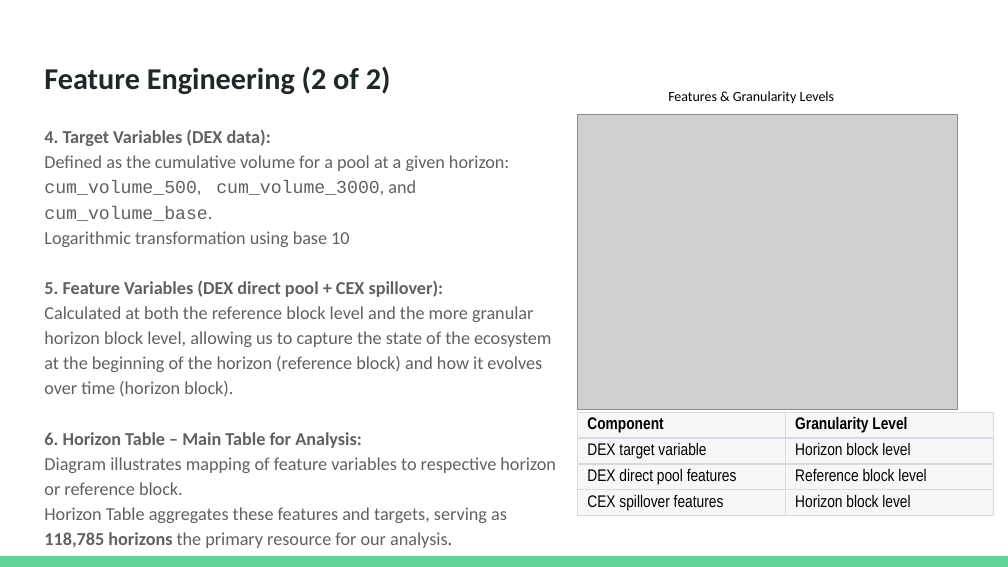
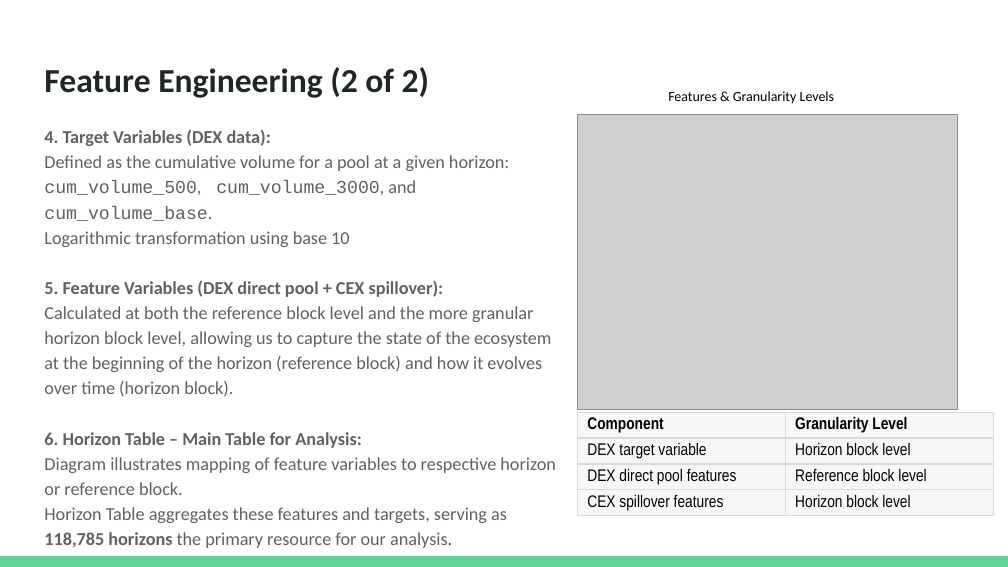
Before and after one commit to datagero/defi-liquidity-events-effect, a slide deck: slide 10 of Final Presentation Slides/Team 111 Presentation Slides.pptx. Drawn at 1008x567 pixels with LibreOffice and Linux fonts; fonts in the diff are those of the drawing; grey boxes stand for pictures. Boxes give left, top, right and bottom in pixels: in the first picture for what was removed or moved away, otherwise in the second. Text is boxed around its words. In the diff, an @@ line names an element or a change of style, - is before the commit and + after.

```diff
--- a/Final Presentation Slides/Team 111 Presentation Slides.pptx
+++ b/Final Presentation Slides/Team 111 Presentation Slides.pptx
@@ title "Feature Engineering (2 of 2)" at [44, 67, 429, 98]: size 21.6 to 24 pt @@
```
Also in this commit, not shown: 14 other slides changed, 1 slide removed, 3 other files.
